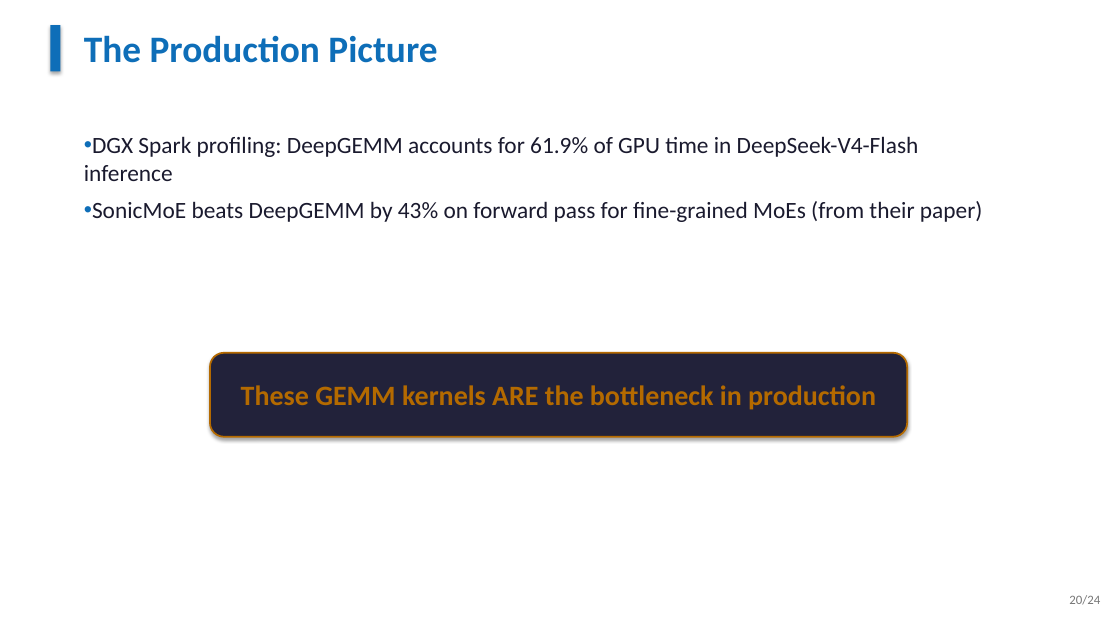
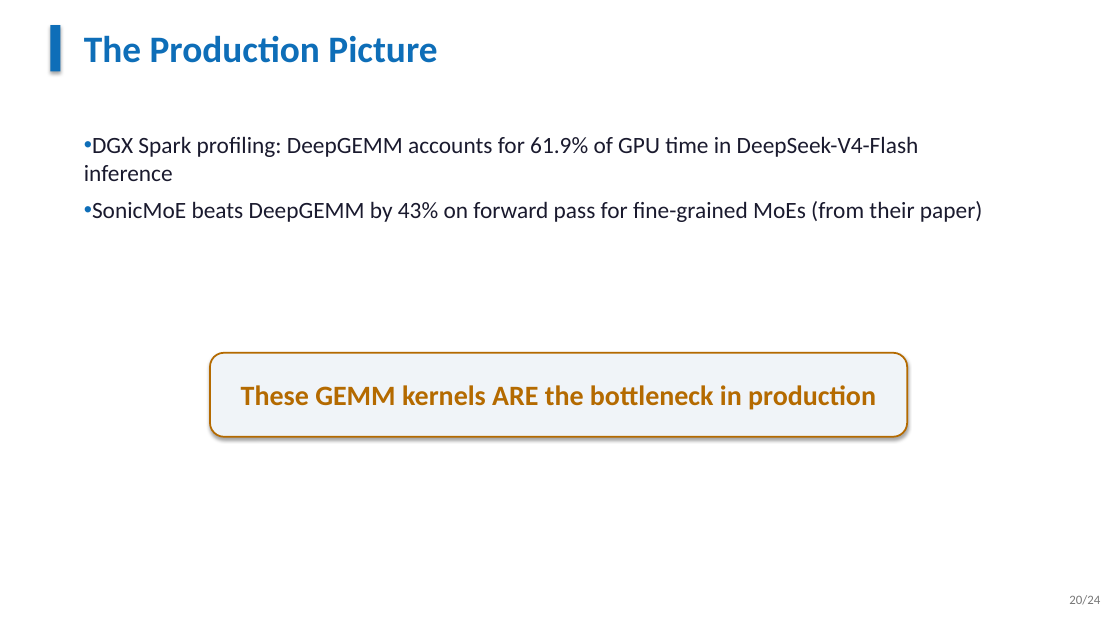
Before and after one commit to XAheli/torch-profiler, a slide deck: slide 20 of slides.pptx. Drawn at 1120x630 pixels with LibreOffice and Linux fonts; fonts in the diff are those of the drawing. Boxes give left, top, right and bottom in pixels: in the first picture for what was removed or moved away, otherwise in the second. Text is boxed around its words. In the diff, an @@ line names an element or a change of style, - is before the commit and + after.

```diff
--- a/slides.pptx
+++ b/slides.pptx
@@ rounded rectangle "These GEMM kernels ARE the ..." at [210,353,907,437]: fill #22223A to #F0F4F8 @@
```
Also in this commit, not shown: 14 other slides changed, 1 other file.
